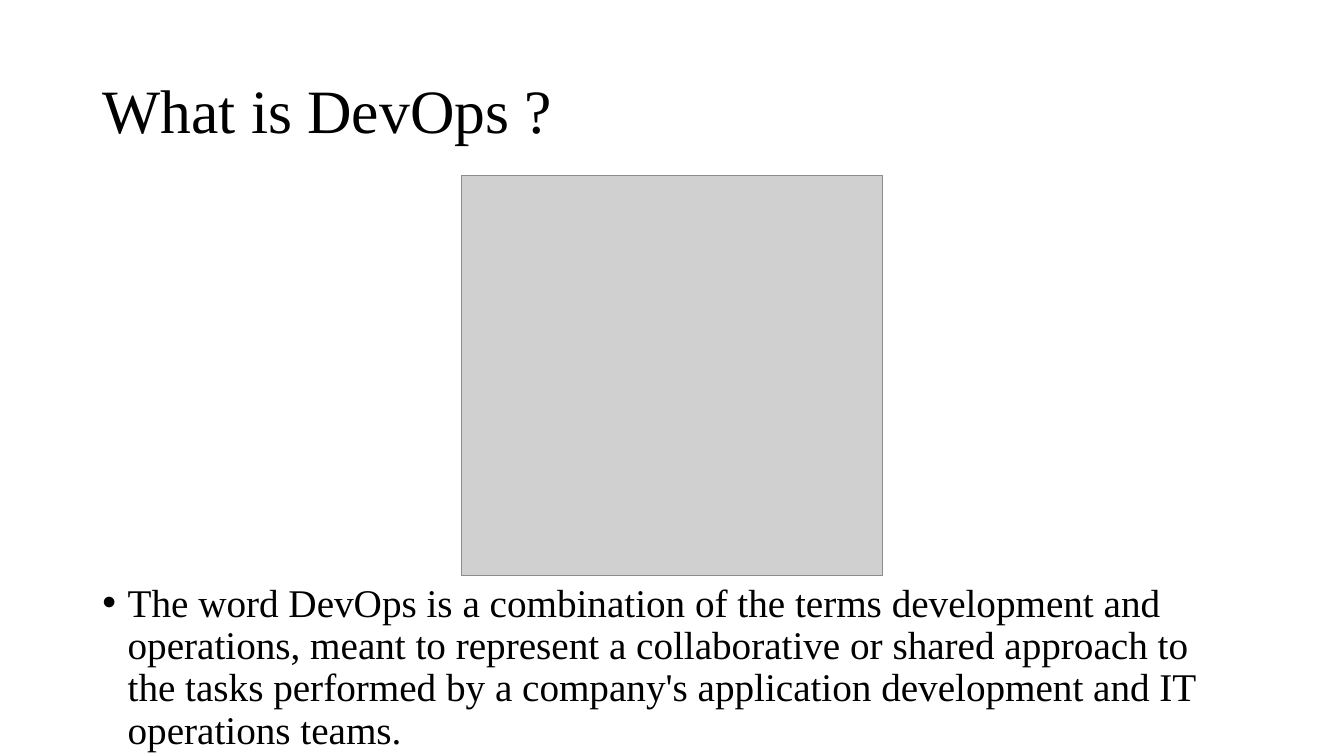
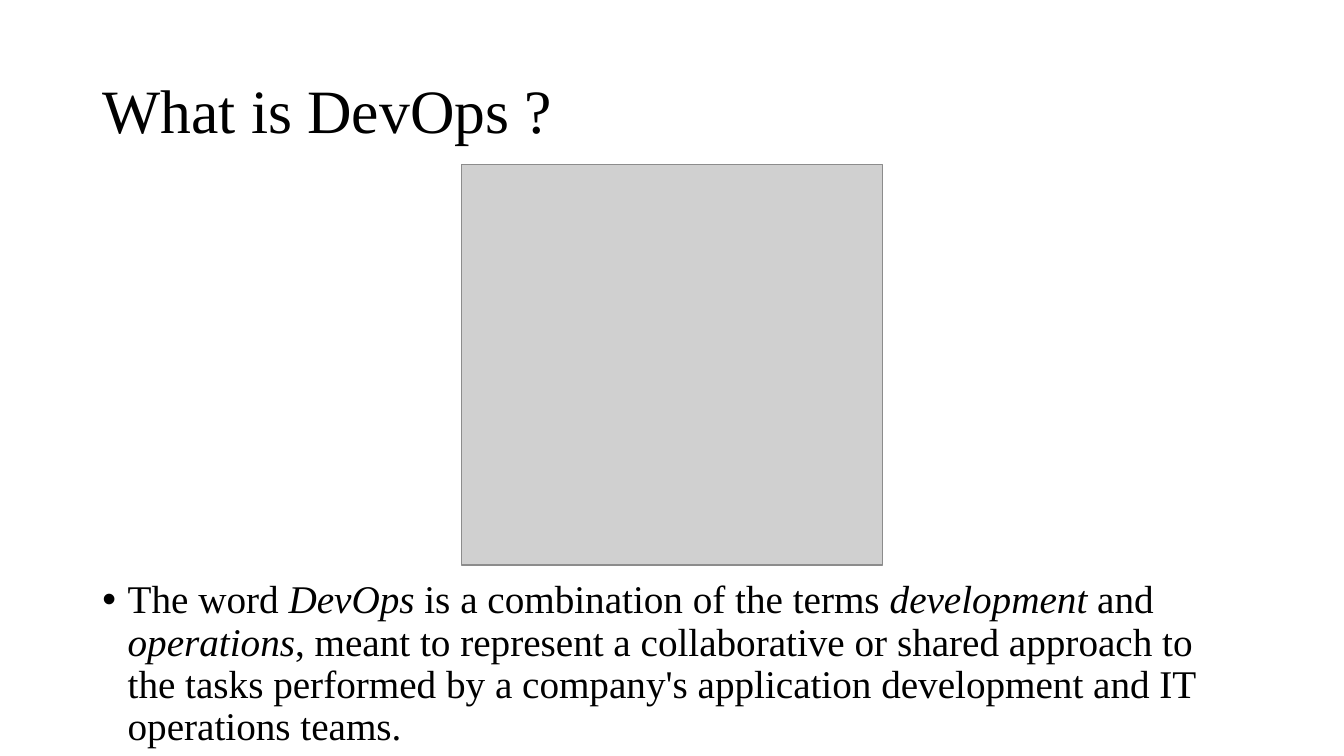
Before and after one commit to TechieeRishi/SEISAII-DevOps, a slide deck: slide 2 of Software Engineering ISA II DevOps - S19-412^0S19-205.pptx. Drawn at 1344x756 pixels with LibreOffice and Linux fonts; fonts in the diff are those of the drawing; grey boxes stand for pictures. Boxes give left, top, right and bottom in pixels: in the first picture for what was removed or moved away, otherwise in the second. Text is boxed around its words. In the diff, an @@ line names an element or a change of style, - is before the commit and + after.

```diff
--- a/Software Engineering ISA II DevOps - S19-412^0S19-205.pptx
+++ b/Software Engineering ISA II DevOps - S19-412^0S19-205.pptx
@@ picture: place and size @@
-picture at (461, 175, 882, 576)
+picture at (461, 164, 882, 565)
@@ text "The word DevOps is a ..." at (128, 585, 1196, 748): italic on in "DevOps development operations," @@
```
Also in this commit, not shown: 6 other slides changed.
